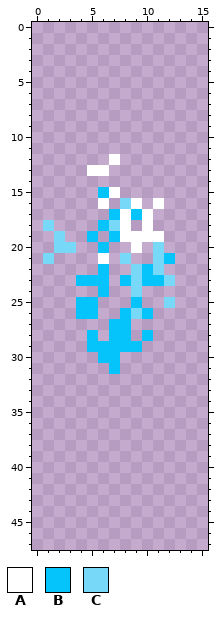
Edited in one commit: pixel-art sprite (src/org/world/dwarvencaverns/Interactables/DwarfManCannonAnim6.png). The first picture shows the starting point.
The file is 32x96 pixels, drawn in blocks of 2x2; one block is one cell here.
Palette (. is transparent): A #ffffff  B #05c4fb  C #77d9f7
Pixels before, first column x 1:
12 ......A.....
13 ....AA......
14 ............
15 .....BA.....
16 .....A.CA.A.
17 ......BABA..
18 C....BCA.A..
19 .C..B.BAAAA.
20 .CC..B..A.C.
21 C....A.C..CB
22 .....B..CBC.
23 ...BBB.BCBBC
24 .....B..C...
25 ...BB...B..C
26 ...BB..BCB..
27 ......BB....
28 ....B.BB.B..
29 ....BBBBB...
30 .....BB.....
31 ......B.....
New version:
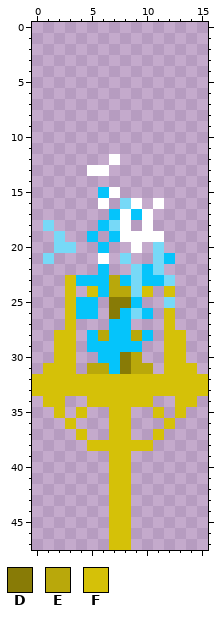
Colours new in this view: D #887b06  E #b9a80b  F #d5c108
Edits made:
Changed rows in their new state; - is an unchanged pixel.
first column x 0:
23 ---F---E--------
24 ---F-F-EE-F-F---
25 ---F---DD-------
26 ---F---D----F---
27 ---F--------F---
28 --FF--E--E--FF--
29 --FF--------FF--
30 --FF----DE--FF--
31 -FFF-EE-DEE-FFF-
32 FFFFFFFFFFFFFFFF
33 FFFFFFFFFFFFFFFF
34 -FF--FFFFFF--FF-
35 --F-F--FF--F-F--
36 ---F---FF---F---
37 ----F--FF--F----
38 -----FFFFFF-----
39 -------FF-------
40 -------FF-------
41 -------FF-------
42 -------FF-------
43 -------FF-------
44 -------FF-------
45 -------FF-------
46 -------FF-------
47 -------FF-------
Changed places in both pictures, as pixel boxes (x1, y1, x2, y2):
added: (32, 275, 208, 550)
